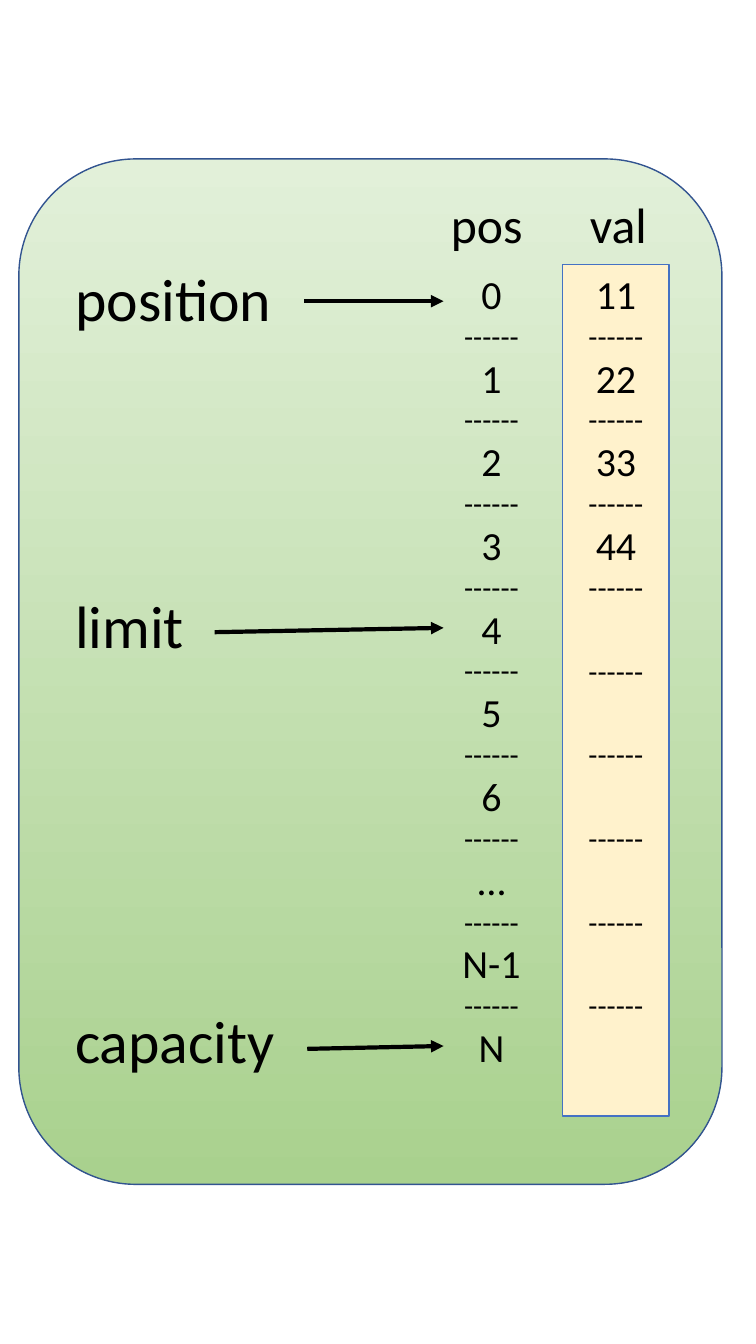
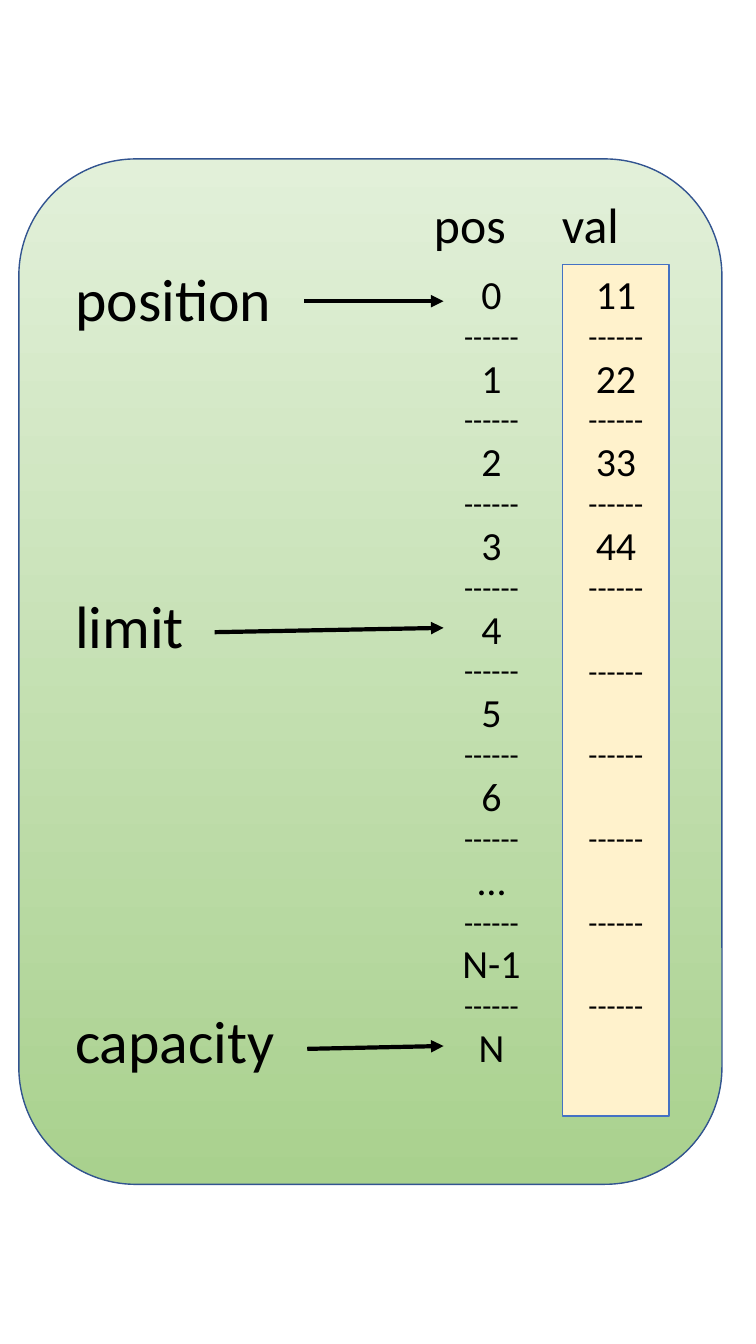
Before and after one commit to JeffersonLab/evio, a slide deck: slide 3 of doc/users_guide/figures_portrait.pptx. Drawn at 756x1344 pixels with LibreOffice and Linux fonts; fonts in the diff are those of the drawing. Boxes give left, top, right and bottom in pixels: in the first picture for what was removed or moved away, otherwise in the second. Text is boxed around its words. In the diff, an @@ line names an element or a change of style, - is before the commit and + after.

```diff
--- a/doc/users_guide/figures_portrait.pptx
+++ b/doc/users_guide/figures_portrait.pptx
@@ text "pos val" rewrapped from box(451, 208, 647, 251) to box(434, 208, 619, 251) @@
```
Also in this commit, not shown: 3 other slides changed, 1 other file.
